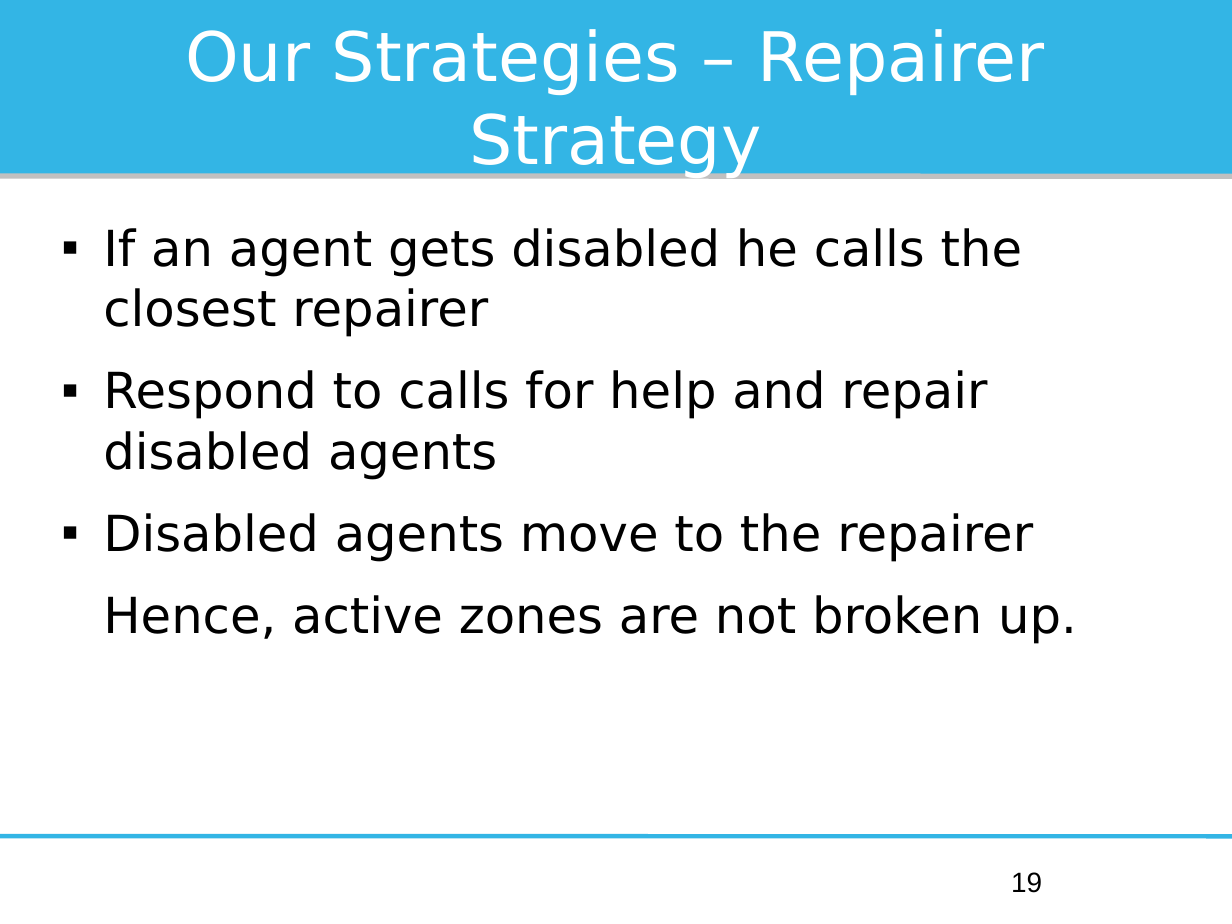
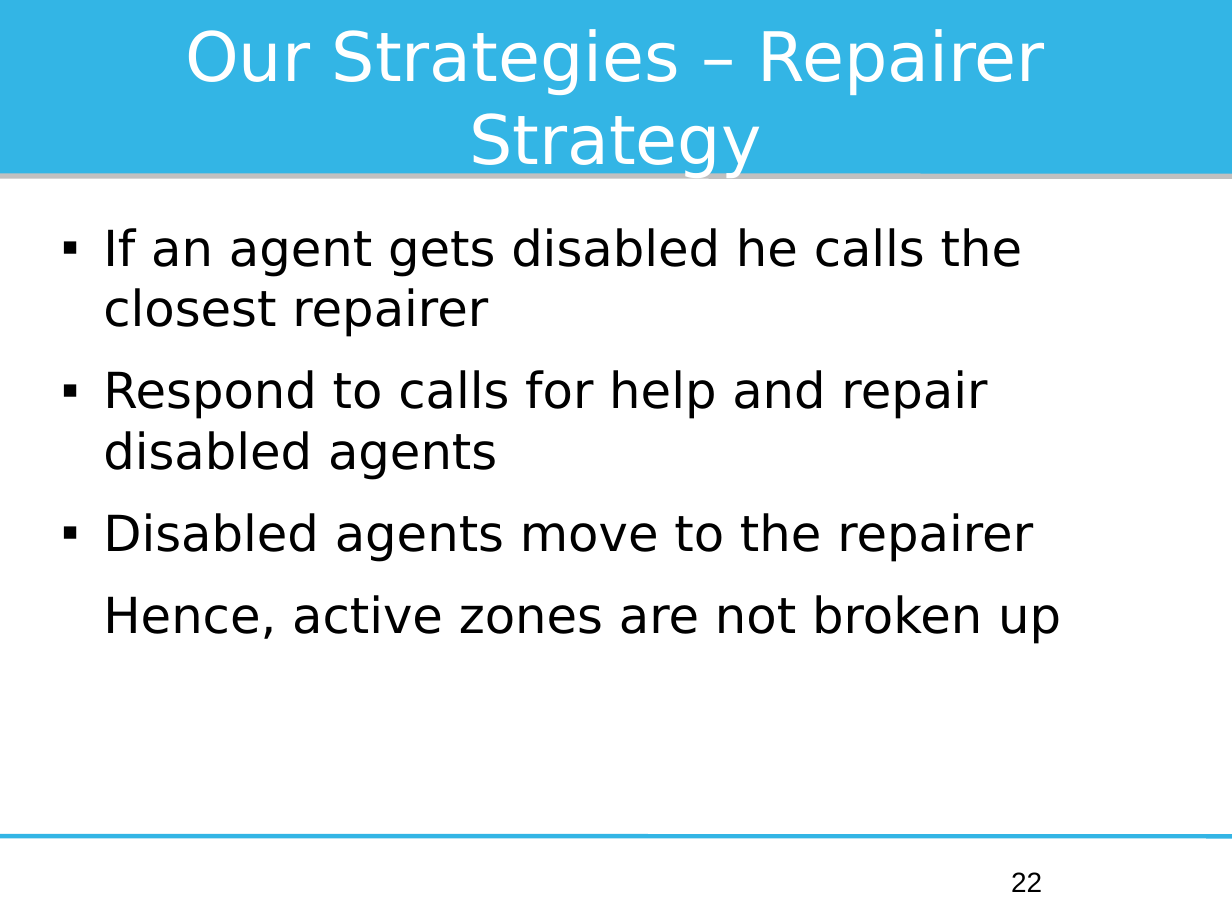
Before and after one commit to Institute-Web-Science-and-Technologies/mapc, a slide deck: slide 22 of Oberseminar/presentation.odp (slide 19 before the commit). Drawn at 1232x924 pixels with LibreOffice and Linux fonts; fonts in the diff are those of the drawing. Boxes give left, top, right and bottom in pixels: in the first picture for what was removed or moved away, otherwise in the second. Text is boxed around its words. In the diff, an @@ line names an element or a change of style, - is before the commit and + after.

```diff
--- a/Oberseminar/presentation.odp
+++ b/Oberseminar/presentation.odp
@@ text at box(103, 595, 1061, 644): text changed @@
-Hence, active zones are not broken up.
+Hence, active zones are not broken up
@@ page number at box(1011, 872, 1042, 892): text changed @@
-19
+22
```
Also in this commit, not shown: 10 other slides changed, 4 slides added, 1 other file.
